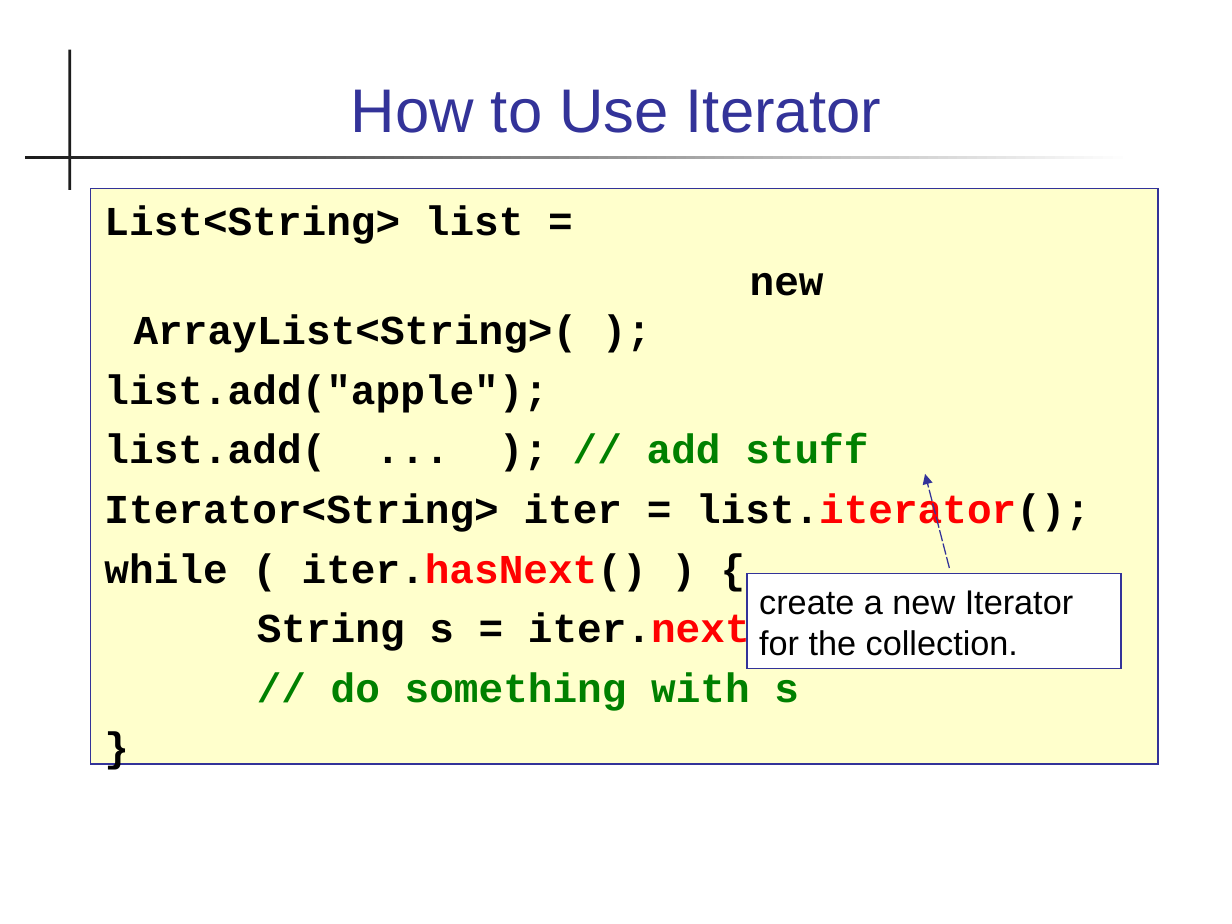
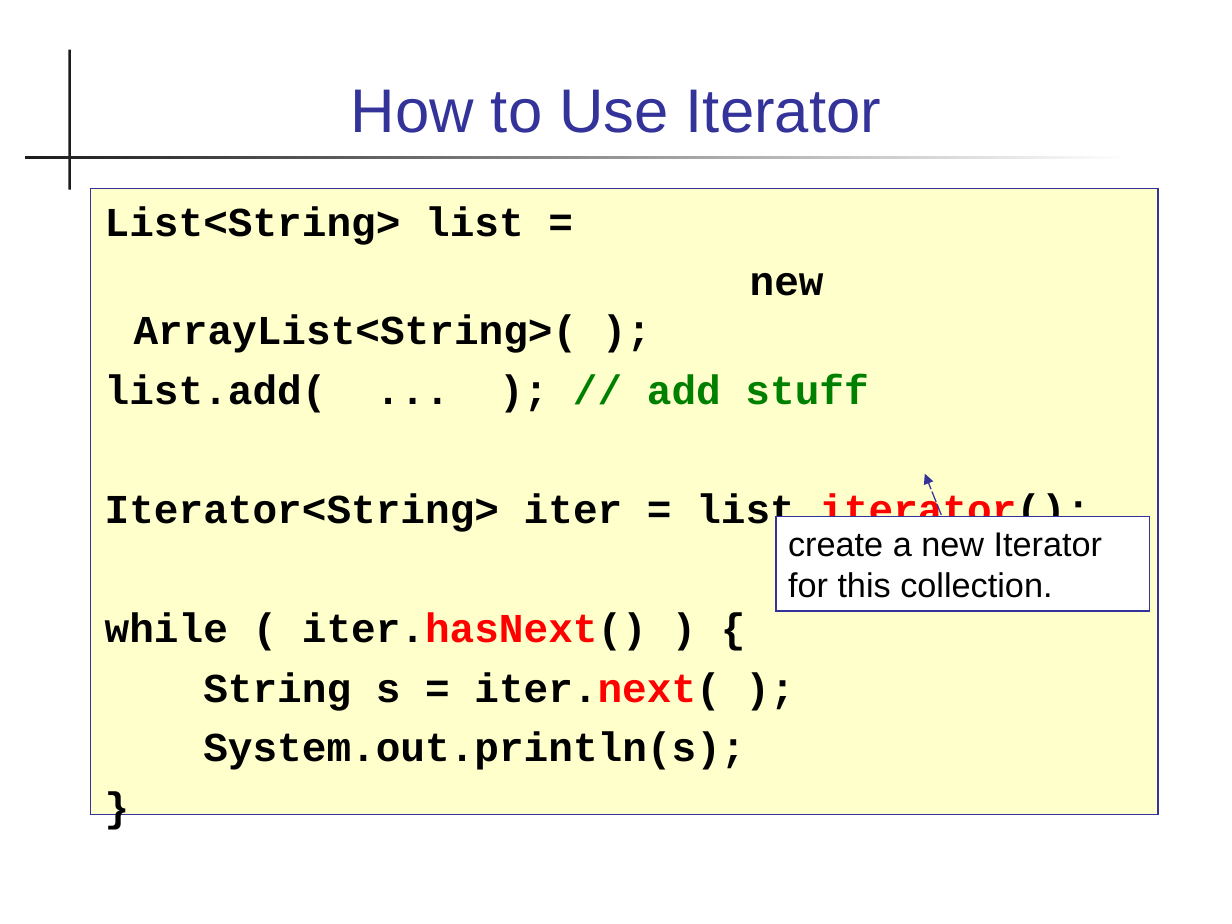
Before and after one commit to skeoop/skeoop.github.io, a slide deck: slide 3 of collections/Iterators.ppt. Drawn at 1232x924 pixels with LibreOffice and Linux fonts; fonts in the diff are those of the drawing. Boxes give left, top, right and bottom in pixels: in the first picture for what was removed or moved away, otherwise in the second. Text is boxed around its words. In the diff, an @@ line names an element or a change of style, - is before the commit and + after.

Commit message:
revise material on collections and iterators

```diff
--- a/collections/Iterators.ppt
+++ b/collections/Iterators.ppt
@@ text "List<String> list =" resized from (x1=91, y1=188, x2=1158, y2=764) to (x1=91, y1=188, x2=1158, y2=814) @@
@@ text at (x1=105, y1=206, x2=1090, y2=711): indent changed @@
@@ text at (x1=104, y1=374, x2=548, y2=413): paragraph removed @@
-list.add("apple");
@@ arrow moved from (949, 568) - (925, 474) to (941, 514) - (925, 474) @@
@@ rectangle "create a new Iterator for ..." moved from (x1=747, y1=574, x2=1120, y2=669) to (x1=776, y1=516, x2=1151, y2=611) @@
@@ text in rectangle at (x1=788, y1=532, x2=1102, y2=598): text changed @@
-create a new Iterator for the collection.
+create a new Iterator for this collection.
@@ text at (x1=203, y1=732, x2=745, y2=770): text changed; text colour #008000 to #000000 @@
-// do something with s
+System.out.println(s);
```
Also in this commit, not shown: 11 other slides changed, 9 other files.
